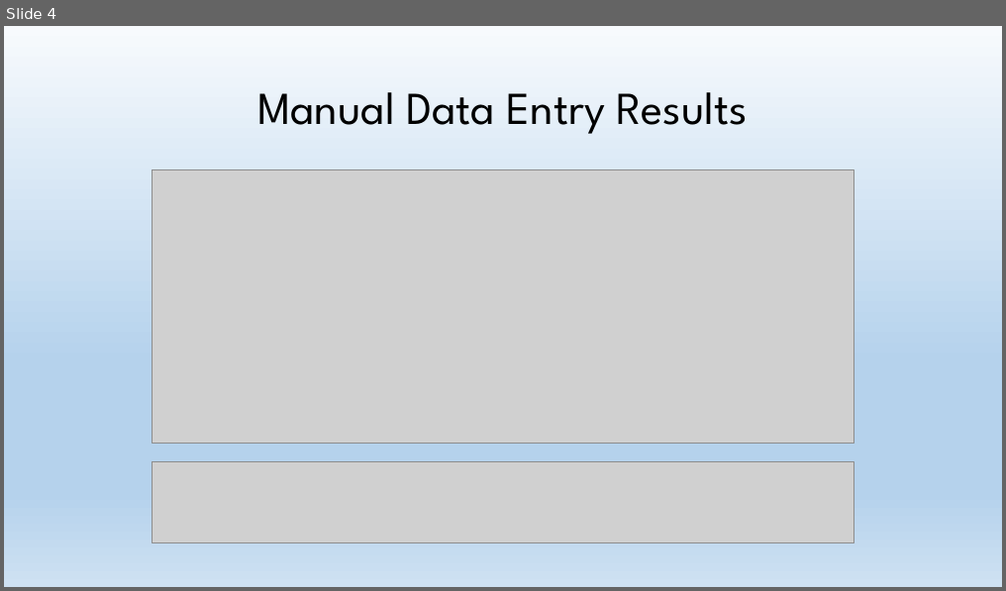
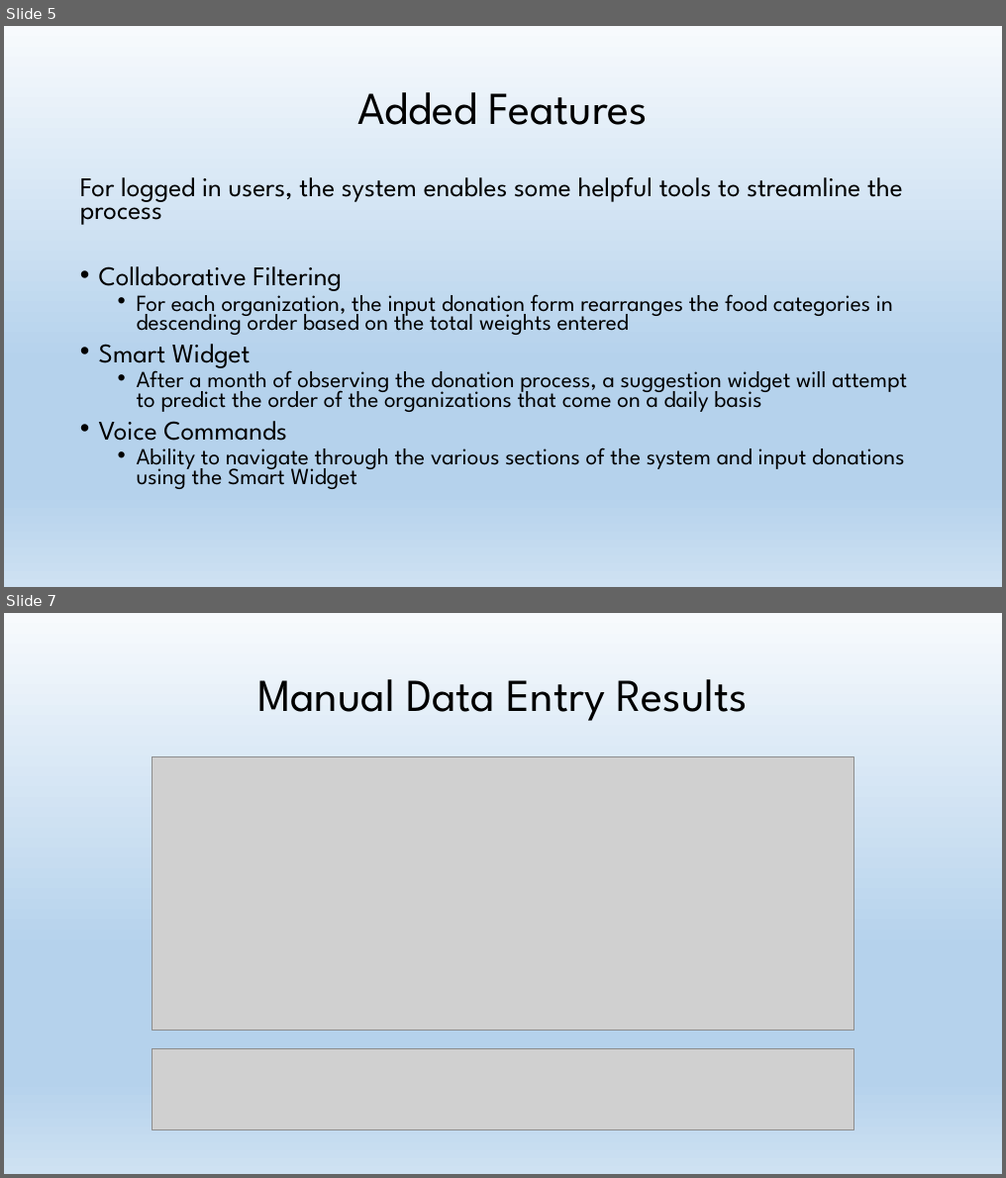
Before and after one commit to ShawnStrong/JustTwoMore, a slide deck: User Eval Report.pptx. Shown one above the other, each under a label of ours: slide 4 before the commit, slides 5 and 7 after it; the slides between them are not shown. The pictures are 1006x591 and 1006x1178 pixels, drawn with LibreOffice and Linux fonts; fonts in the diff are those of the drawing; grey boxes stand for pictures. Boxes give left, top, right and bottom in pixels: in the first picture for what was removed or moved away, otherwise in the second. Text is boxed around its words. In the diff, an @@ line names an element or a change of style, - is before the commit and + after.

```diff
--- a/User Eval Report.pptx
+++ b/User Eval Report.pptx
@@ slide 5 added at (x1=4, y1=26, x2=1002, y2=587), background gradient #F7FAFD to #B5D2EC to #CEE1F2 @@
@@ title added at (x1=357, y1=92, x2=648, y2=125), 44 pt, text #000000 @@
+Added Features
@@ text added at (x1=80, y1=177, x2=907, y2=489), 22.2 pt, text #000000 @@
+For logged in users, the system enables some helpful tools to streamline the process
+• Collaborative Filtering
+  • For each organization, the input donation form rearranges the food categories in descending order based on the total weights entered
+• Smart Widget
+  • After a month of observing the donation process, a suggestion widget will attempt to predict the order of the organizations that come on a daily basis
+• Voice Commands
+  • Ability to navigate through the various sections of the system and input donations using the Smart Widget
@@ what was slide 4 is now slide 7 @@
```
Also in this commit, not shown: 4 slides changed, 3 other slides added, 1 slide removed.
